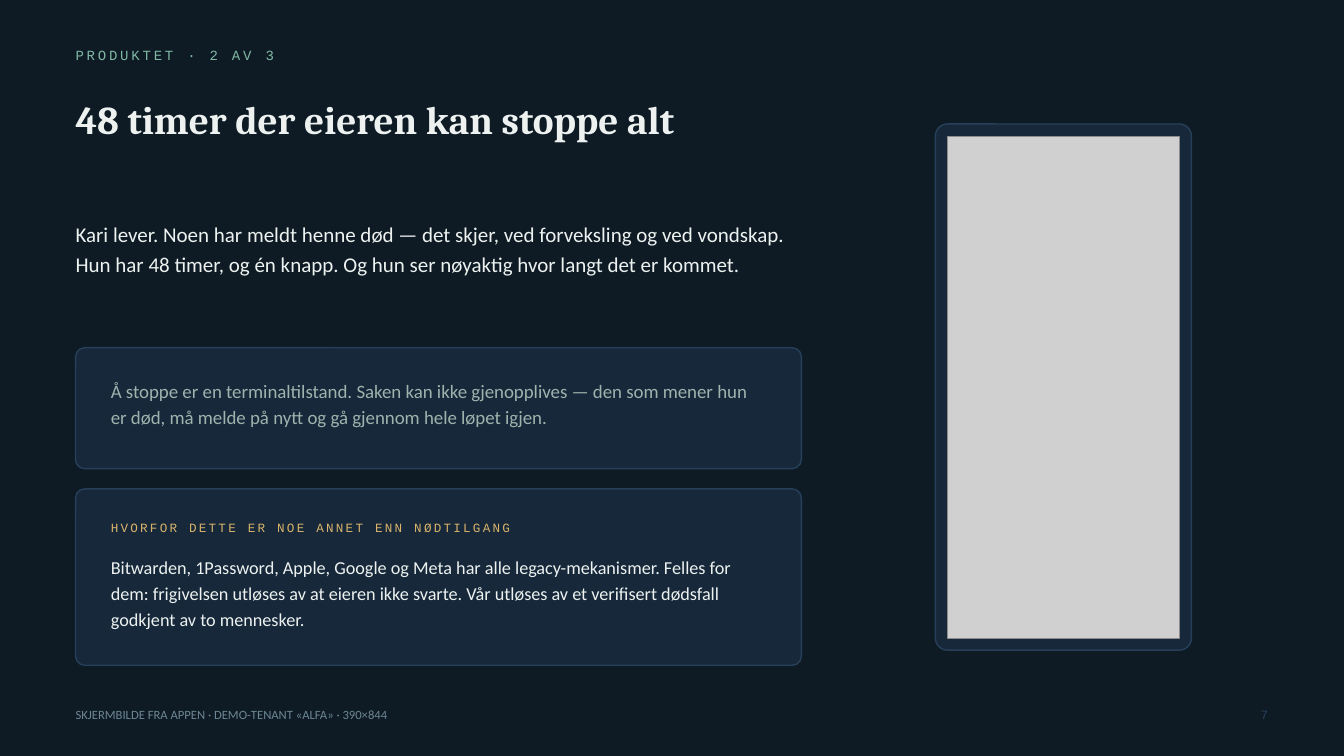
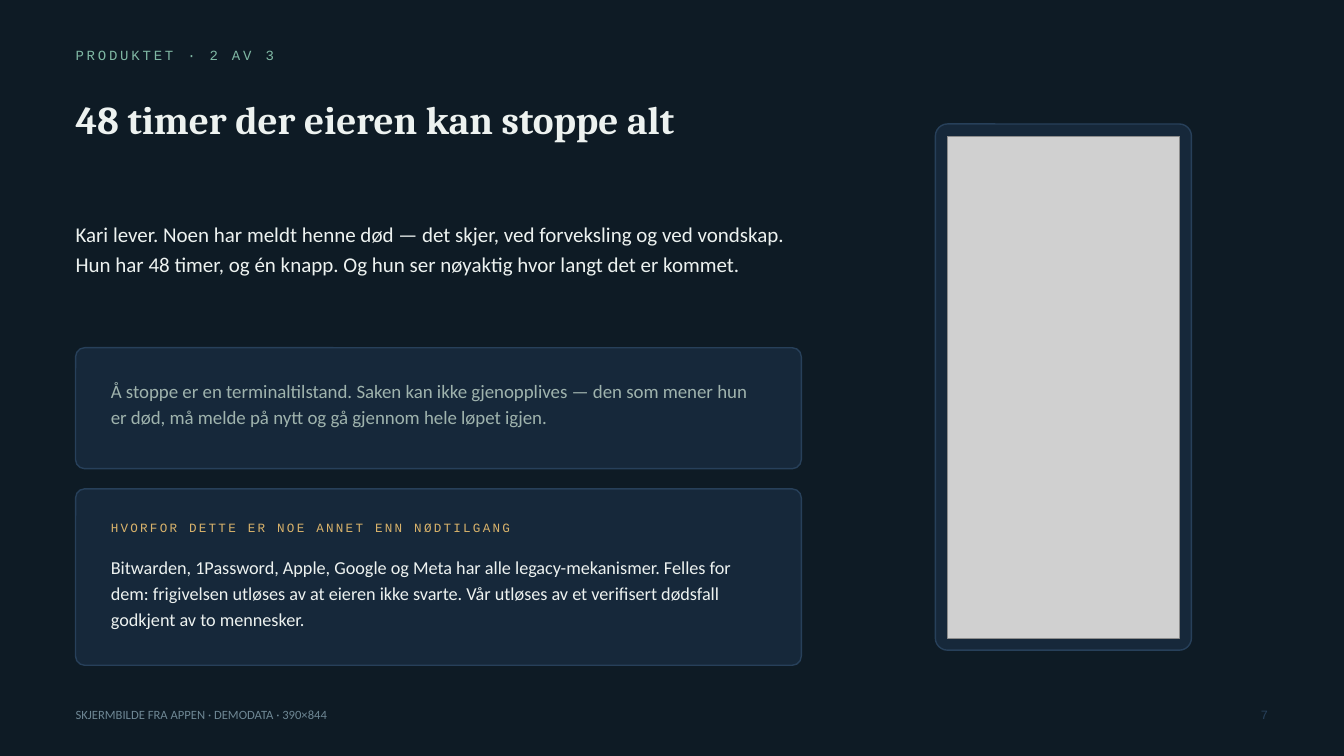
Before and after one commit to jonathanfoss-commits/Eik-sales-repo, a slide deck: slide 7 of livsarkivet/docs/investordekk.pptx. Drawn at 1344x756 pixels with LibreOffice and Linux fonts; fonts in the diff are those of the drawing; grey boxes stand for pictures. Boxes give left, top, right and bottom in pixels: in the first picture for what was removed or moved away, otherwise in the second. Text is boxed around its words. In the diff, an @@ line names an element or a change of style, - is before the commit and + after.

```diff
--- a/livsarkivet/docs/investordekk.pptx
+++ b/livsarkivet/docs/investordekk.pptx
@@ text at [76,710,327,719]: text changed @@
-SKJERMBILDE FRA APPEN · DEMO-TENANT «ALFA» · 390×844
+SKJERMBILDE FRA APPEN · DEMODATA · 390×844
```
Also in this commit, not shown: 9 other slides changed.
